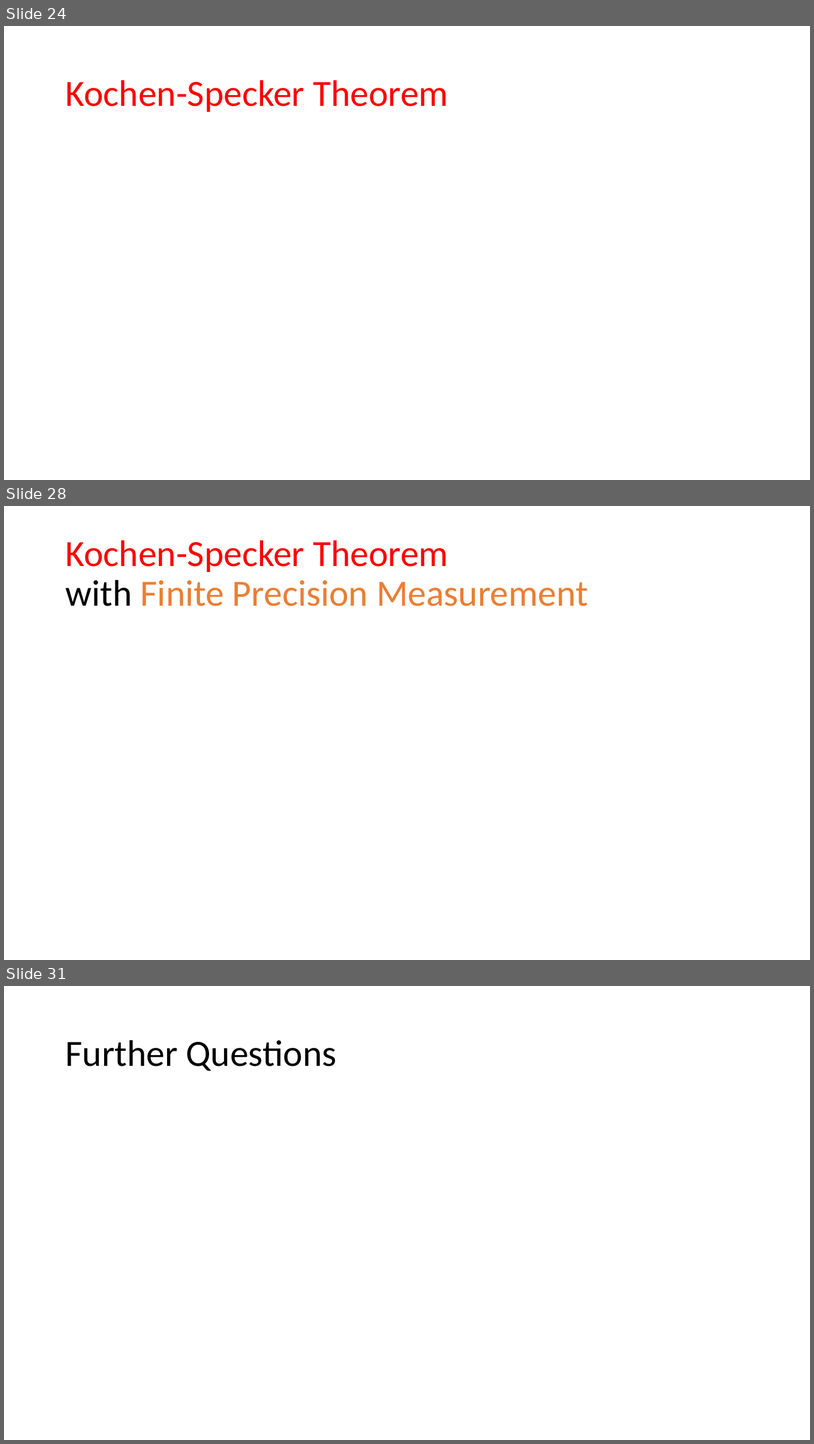
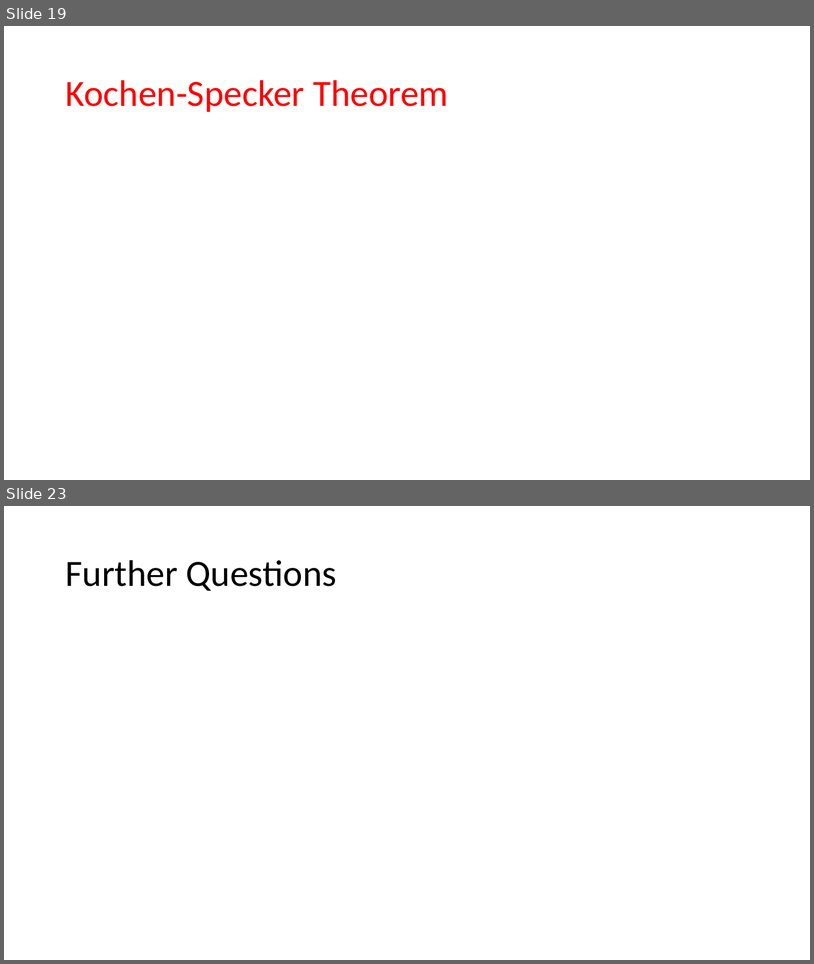
Before and after one commit to yuttai/Contextuality-and-Nonlocality-in-Discrete-Quantum-Theory, a slide deck: prop_short.pptm. Shown one above the other, each under a label of ours: slides 24, 28 and 31 before the commit, slides 19 and 23 after it; the slides between them are not shown. The pictures are 814x1444 and 814x964 pixels, drawn with LibreOffice and Linux fonts; fonts in the diff are those of the drawing; grey boxes stand for pictures. Boxes give left, top, right and bottom in pixels: in the first picture for what was removed or moved away, otherwise in the second. Text is boxed around its words. In the diff, an @@ line names an element or a change of style, - is before the commit and + after.

```diff
--- a/prop_short.pptm
+++ b/prop_short.pptm
@@ slide 28 removed at [4,506,810,960], background #FFFFFF @@
@@ title removed at [65,540,588,606] @@
-Kochen-Specker Theorem
-with Finite Precision Measurement
@@ what was slide 24 is now slide 19 @@
@@ what was slide 31 is now slide 23 @@
```
Also in this commit, not shown: 14 slides changed, 1 slide added, 8 other slides removed.
